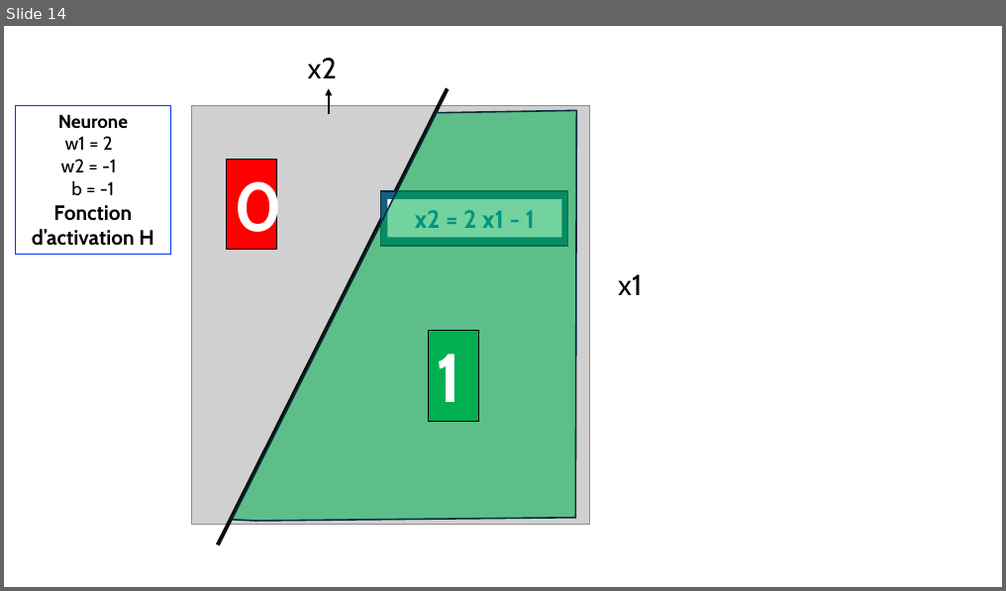
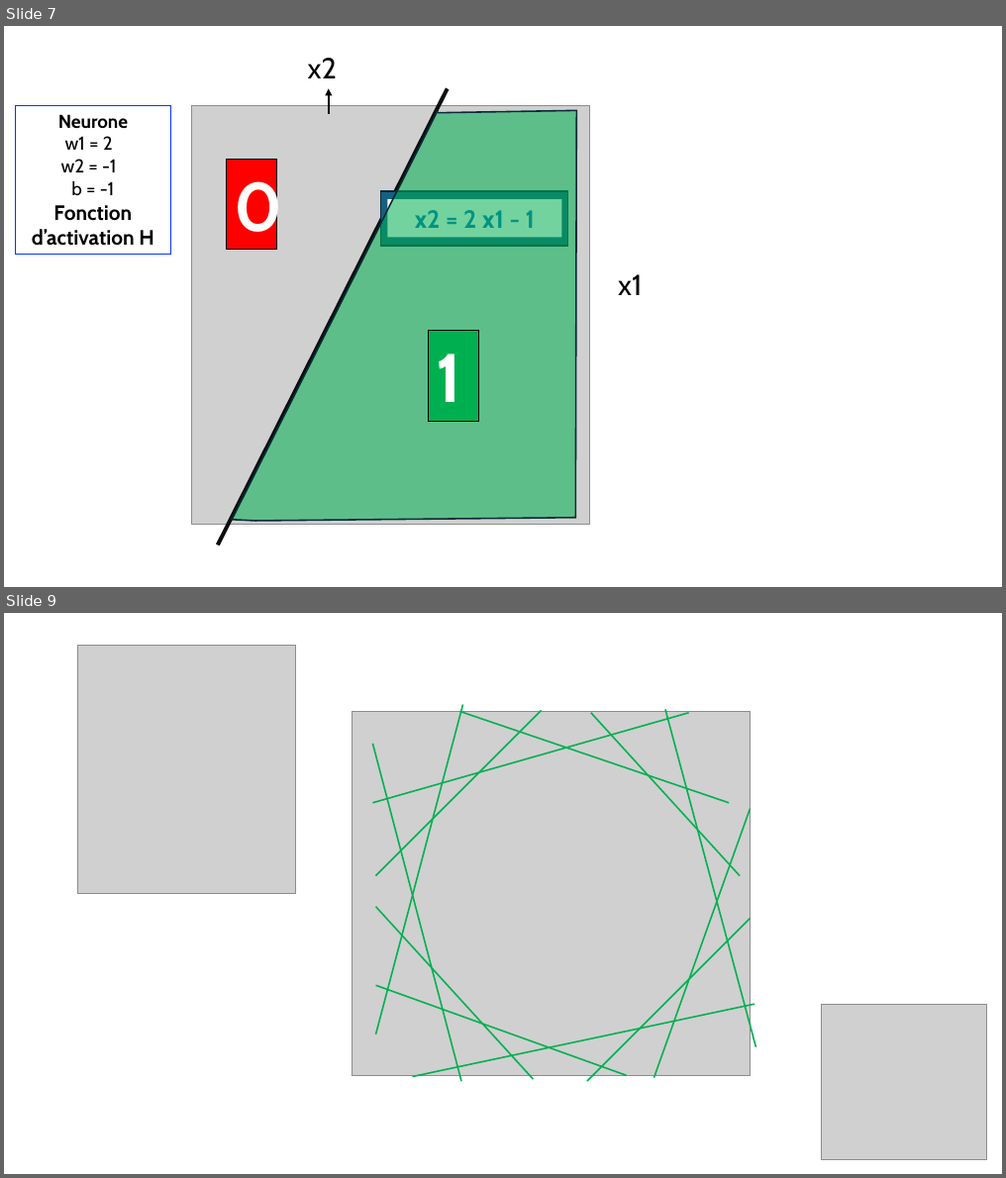
Before and after one commit to pirelaurent/IA_boite_blanche, a slide deck: outillage.pptx. Shown one above the other, each under a label of ours: slide 14 before the commit, slides 7 and 9 after it; the slides between them are not shown. The pictures are 1006x591 and 1006x1178 pixels, drawn with LibreOffice and Linux fonts; fonts in the diff are those of the drawing; grey boxes stand for pictures. Boxes give left, top, right and bottom in pixels: in the first picture for what was removed or moved away, otherwise in the second. Text is boxed around its words. In the diff, an @@ line names an element or a change of style, - is before the commit and + after.

```diff
--- a/outillage.pptx
+++ b/outillage.pptx
@@ slide 9 added at (4, 613, 1002, 1174), background #FFFFFF @@
@@ picture added at (77, 646, 295, 894) @@
@@ picture added at (352, 712, 750, 1075) @@
@@ line added from (373, 803) to (689, 713), #00B050 1.5 pt @@
@@ line added from (542, 710) to (376, 875), #00B050 1.5 pt @@
@@ line added from (463, 704) to (376, 1035), #00B050 1.5 pt @@
@@ line added from (460, 712) to (729, 803), #00B050 1.5 pt @@
@@ line added from (591, 713) to (740, 875), #00B050 1.5 pt @@
@@ line added from (665, 710) to (756, 1048), #00B050 1.5 pt @@
@@ line added from (373, 744) to (461, 1081), #00B050 1.5 pt @@
@@ line added from (750, 808) to (653, 1078), #00B050 1.5 pt @@
@@ line added from (534, 1079) to (376, 907), #00B050 1.5 pt @@
@@ line added from (750, 919) to (587, 1081), #00B050 1.5 pt @@
@@ line added from (627, 1075) to (376, 986), #00B050 1.5 pt @@
@@ line added from (754, 1004) to (413, 1077), #00B050 1.5 pt @@
@@ picture added at (822, 1004, 986, 1159) @@
@@ what was slide 14 is now slide 7 @@
```
Also in this commit, not shown: 6 slides changed, 6 other slides added, 6 slides removed, 14 other files.
